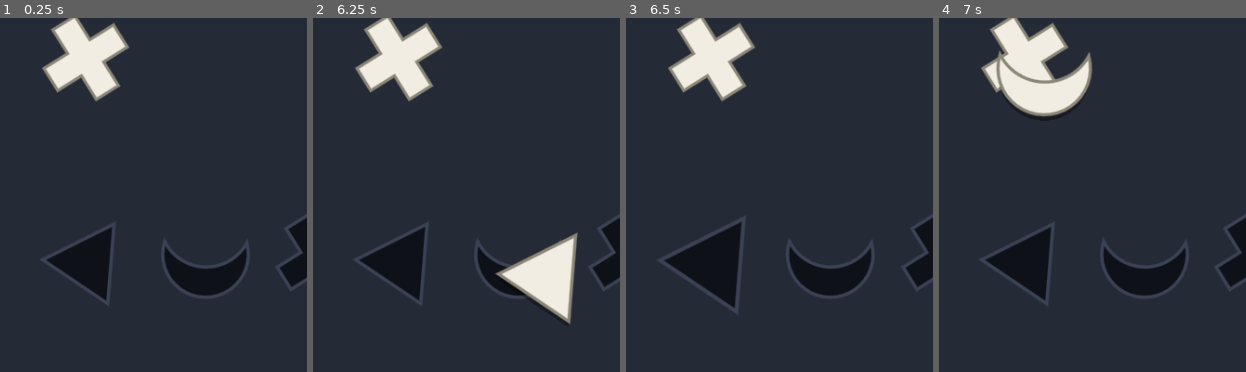
Above: before the commit, frames 1-4 (left to right).
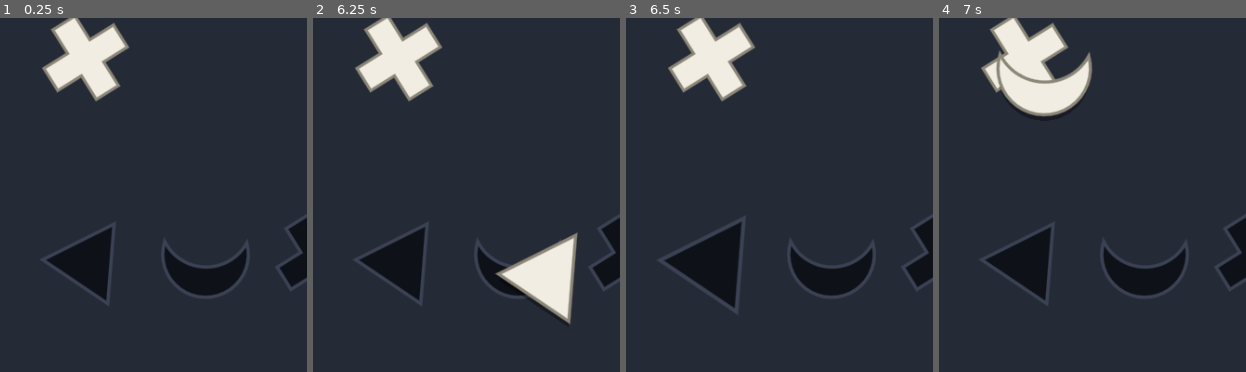
Above: after the commit, the same moments.

Repository: ooooonnnnn/Colorblind-Shape-Match
Game: Godot game, scene res://main.tscn
Same seed, same stepped clock (60 frames per second), same inputs: the game is played once before the commit and once after it.
Inputs (mouse positions are % of the whole screen's width and height, from its top left):
- Up to frame 1 (0.25 s): no input
- Up to frame 2 (6.25 s): click "3" at 0.5 s; click "3" at 1.25 s; click "3" at 2 s; tap A every 0.75 s from 2.75 to 5.75 s; drag from (68, 54) to (60, 31) at 2.77 s; drag from (31, 54) to (44, 78) at 3.52 s; move the mouse to (49, 54) at 4.27 s; click (49, 54) at 4.42 s; drag from (30, 26) to (17, 39) at 5.02 s; drag from (31, 82) to (55, 56) at 5.77 s
- Up to frame 3 (6.5 s): no input
- Up to frame 4 (7 s): tap A at 6.5 s; drag from (87, 53) to (33, 28) at 6.52 s
The pictures show only the part of the screen within x 16-66%, y 20-70%; the shares and areas given below are measured in that part.

Frames 1-2 are identical in both runs. In frame 3, 0.2% of the frame differs, in the area x 52-82%, y 64-78%; in frame 4, nothing differs.

Commit message:
removed wrong hole shaking

Diff:
--- a/scripts/main.gd
+++ b/scripts/main.gd
@@ -157,9 +157,8 @@
 		end_level("Level cleared!", 0.9)
 
 
-func reject(p: ShapeView, hole: ShapeView) -> void:
+func reject(p: ShapeView, _hole: ShapeView) -> void:
 	p.nod()
-	hole.shake()
 	p.target_hole.bulge()
 	uh_uh.play()
 	p.move_to(p.home)
